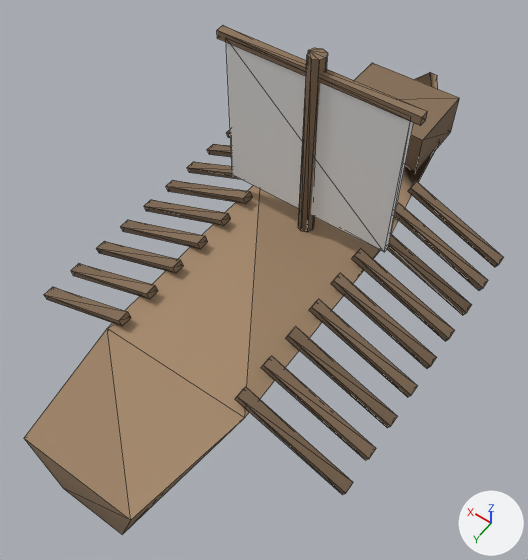
What one commit did to the glTF model csharp/Unciv.Godot/Packs/units/models/unit/Quinquereme.glb.
Camera for both pictures: a camera (50 mm lens) standing at (-0.429, 0.673, 1.043) and looking at (-0.014, 0.092, 0.13). Arrows for +X, +Y and +Z are at lower right; the lights stay in place. The picture after the commit comes second. Mesh edges are drawn as thin lines. Vertices at exactly the same position are counted once.

The first picture shows 'Body'.
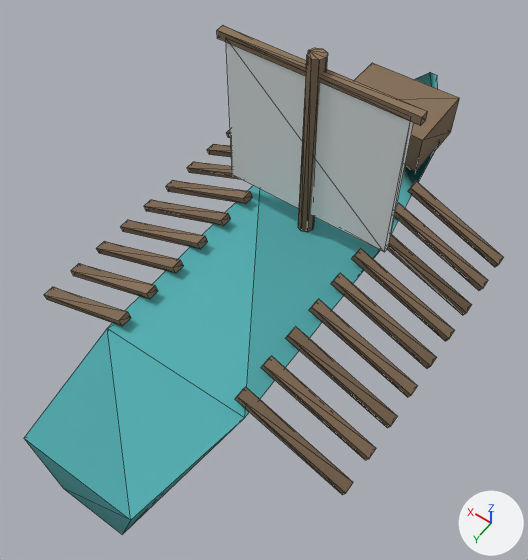
What differs and where, as boxes [x1, y1, x2, y2] in the pictures (528 x 560 px):
part 1 of me_body, recoloured
    both: [24, 72, 438, 535]

What changed in the scene script:
```text
Add mat_teal:
    mat_teal = bpy.data.materials.new('Teal')
    # nodes: BsdfPrincipled, Mix, OutputMaterial, VertexColor
    # colours: cyan #59bcbf, mixed with the vertex colours
Change me_body:
    where me_body.from_pydata(...)  # 213 vertices, 330 faces; spans x -0.294..0.294, y -0.61..0.5, z 0.0..0.46
    used by ob_body; location = (0.0, 0.0, 0.0)
    me_body part 1: all 36 faces that had it switch from mat_wood to mat_teal
```
